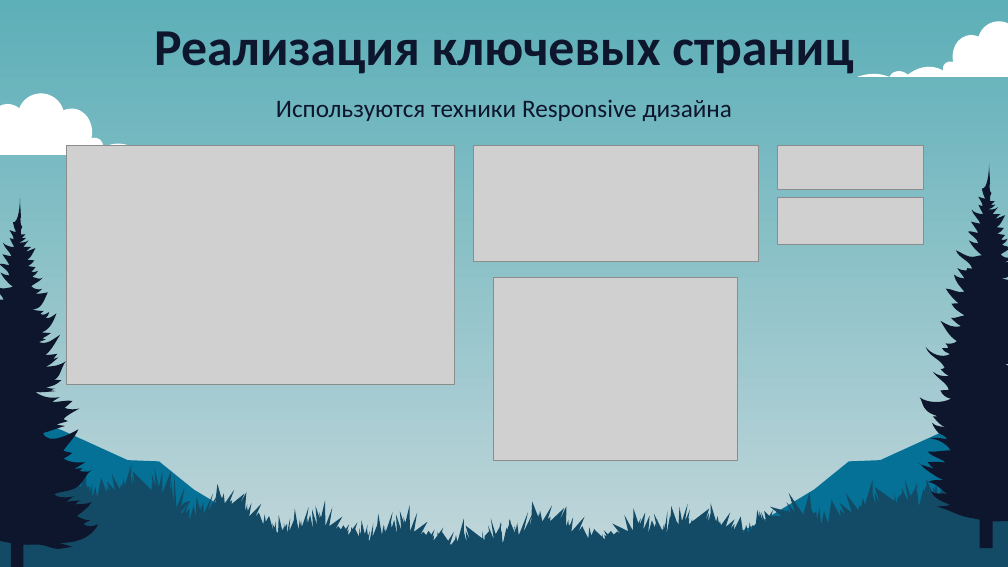
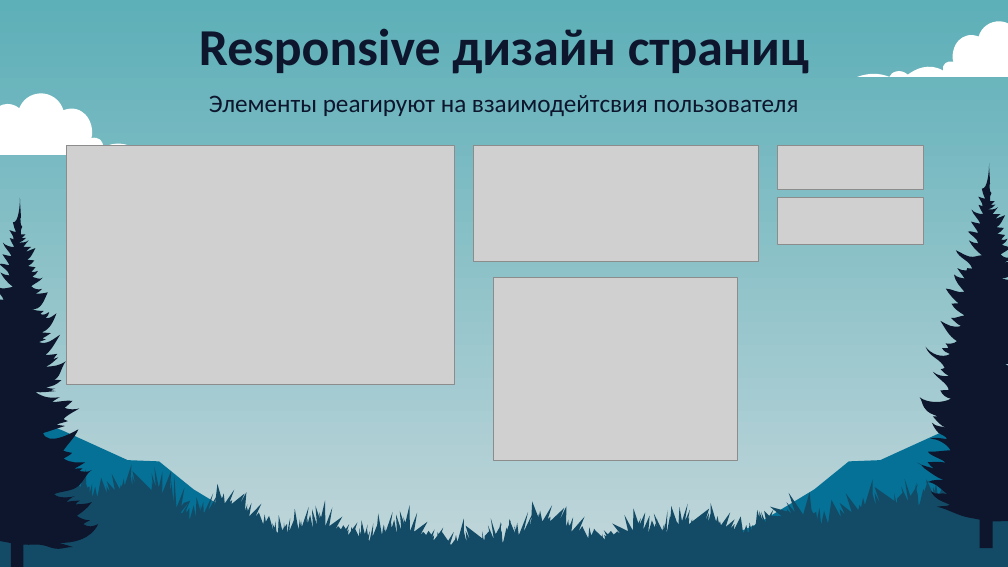
Before and after one commit to pepukcoder/peakish, a slide deck: slide 8 of report/Презентация_диплом_ООП_Апанасенко_Владислав_ПКС-2-23.pptx. Drawn at 1008x567 pixels with LibreOffice and Linux fonts; fonts in the diff are those of the drawing; grey boxes stand for pictures. Boxes give left, top, right and bottom in pixels: in the first picture for what was removed or moved away, otherwise in the second. Text is boxed around its words. In the diff, an @@ line names an element or a change of style, - is before the commit and + after.

```diff
--- a/report/Презентация_диплом_ООП_Апанасенко_Владислав_ПКС-2-23.pptx
+++ b/report/Презентация_диплом_ООП_Апанасенко_Владислав_ПКС-2-23.pptx
@@ title at bbox=[199, 28, 809, 74]: text changed @@
-Реализация ключевых страниц
+Responsive дизайн страниц
@@ text at bbox=[209, 95, 798, 116]: text changed @@
-Используются техники Responsive дизайна
+Элементы реагируют на взаимодейтсвия пользователя
```
Also in this commit, not shown: 4 other slides changed, 3 other files.
